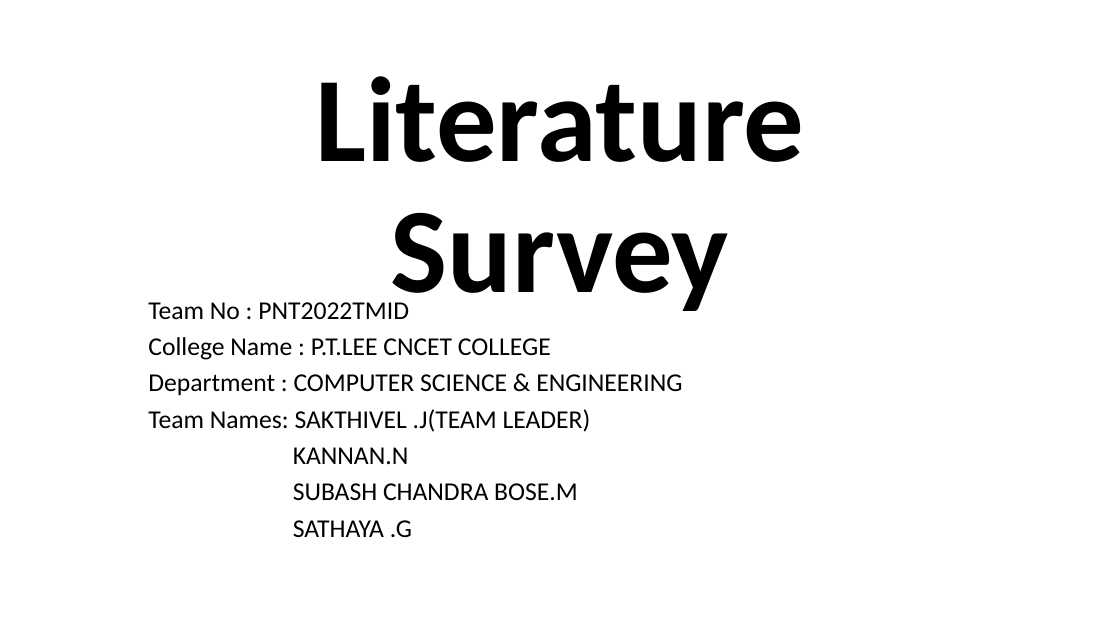
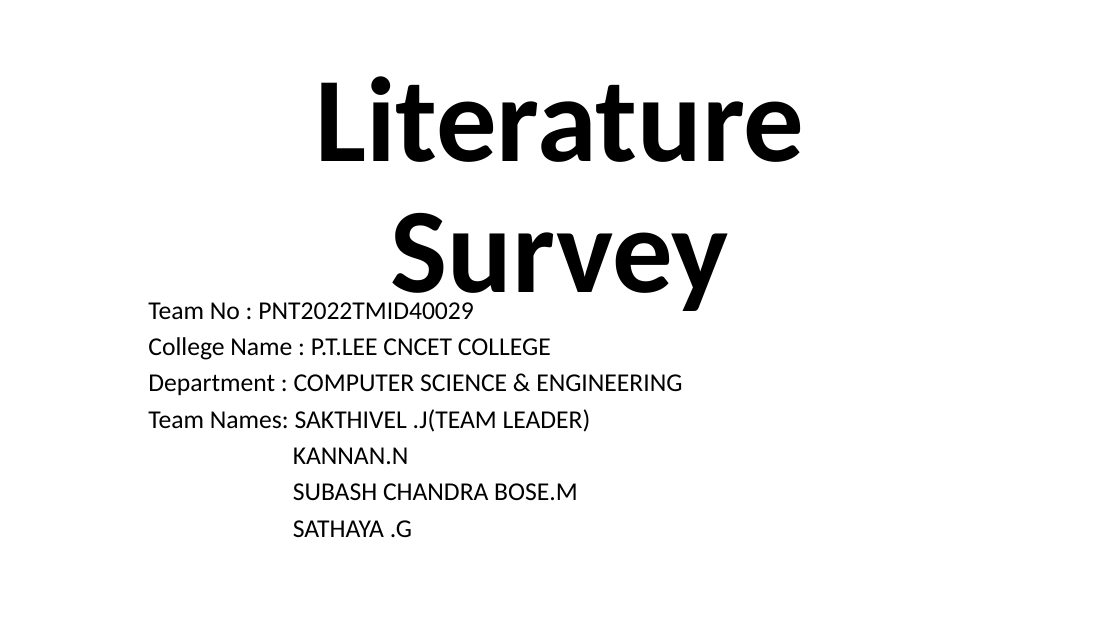
Before and after one commit to IBM-EPBL/IBM-Project-29130-1660121263, a slide deck: slide 1 of Project Design&Planning/Ideation Phase/Literature Survey SAKTHIVEL J.pptx. Drawn at 1120x630 pixels with LibreOffice and Linux fonts; fonts in the diff are those of the drawing. Boxes give left, top, right and bottom in pixels: in the first picture for what was removed or moved away, otherwise in the second. Text is boxed around its words. In the diff, an @@ line names an element or a change of style, - is before the commit and + after.

```diff
--- a/Project Design&Planning/Ideation Phase/Literature Survey SAKTHIVEL J.pptx
+++ b/Project Design&Planning/Ideation Phase/Literature Survey SAKTHIVEL J.pptx
@@ subtitle at box(148, 302, 474, 319): text changed @@
-Team No : PNT2022TMID
+Team No : PNT2022TMID40029
```
Also in this commit, not shown: 4 other files.
